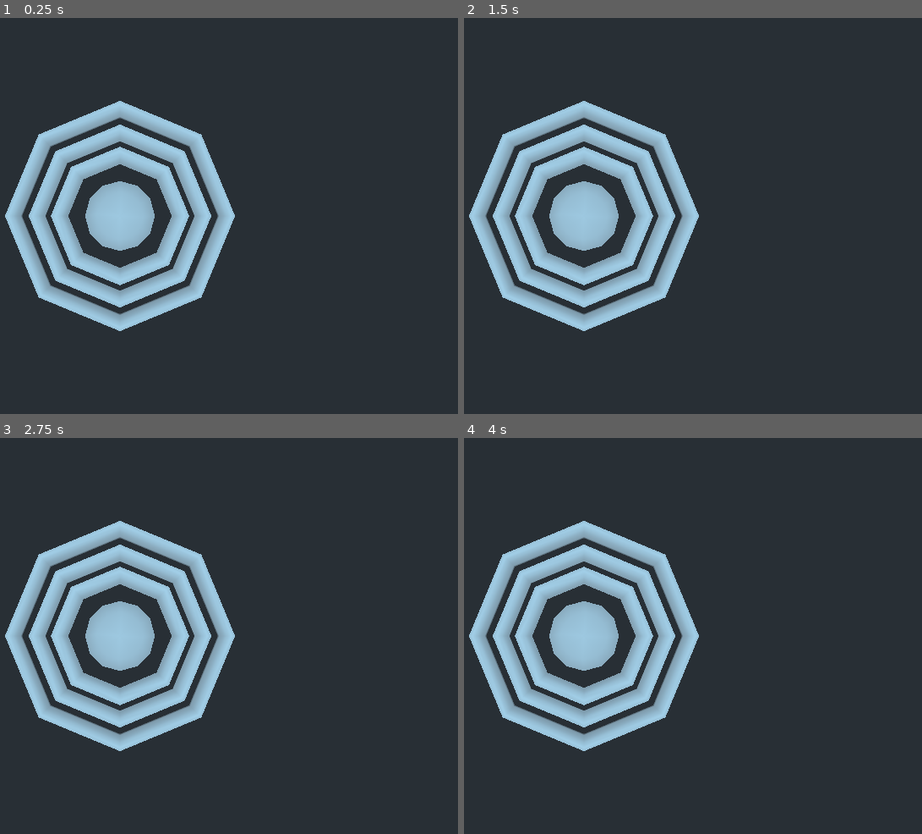
Above: before the commit, frames 1-4 (two rows, left to right).
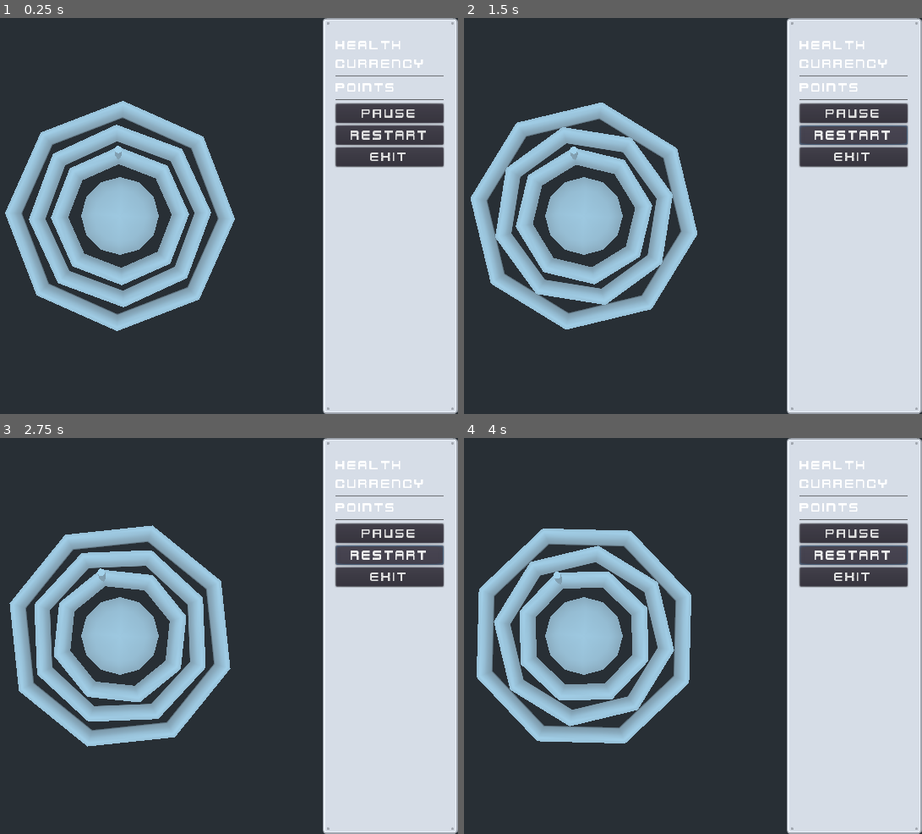
Above: after the commit, the same moments.

Repository: Wrzlprnft/ProtectPortPolyPls
Game: Godot game, scene res://scenes/Main.tscn
Two runs of this game, one before a commit and one after it. Both use one fixed random seed, a clock stepped at 60 frames per second and the inputs below.
Inputs (mouse positions are in pixels of both pictures, inside the frame that each line leads up to):
- Up to frame 1 (0.25 s): no input
- Up to frame 2 (1.5 s): click (853, 113) at 0.5 s, where only the run after the commit has a clickable "Pause"; click (853, 136) at 1.25 s, where only the run after the commit has a clickable "Restart"
- Up to frame 3 (2.75 s): click (389, 556) at 2 s, where only the run after the commit has a clickable "Restart"
- Up to frame 4 (4 s): click (853, 556) at 2.75 s, where only the run after the commit has a clickable "Restart"

The runs differ from the first frame. In frame 1, 29% of the frame differs, in the area x 1-100%, y 0-100%; in frame 2, 33%; in frame 3, 35%; in frame 4, 34%.

Commit message:
Added UI prototype, boxed out station

Diff:
--- /dev/null
+++ b/assets/Theme.tres
@@ -0,0 +1,10 @@
+[gd_resource type="Theme" load_steps=3 format=2]
+
+[ext_resource path="res://assets/fonts/kenvector_future.ttf" type="DynamicFontData" id=1]
+
+[sub_resource type="DynamicFont" id=1]
+size = 20
+font_data = ExtResource( 1 )
+
+[resource]
+default_font = SubResource( 1 )
--- /dev/null
+++ b/scenes/Enemy.tscn
@@ -0,0 +1,10 @@
+[gd_scene load_steps=2 format=2]
+
+[sub_resource type="BoxShape" id=1]
+
+[node name="Enemy" type="KinematicBody"]
+
+[node name="CSGBox" type="CSGBox" parent="."]
+
+[node name="CollisionShape" type="CollisionShape" parent="."]
+shape = SubResource( 1 )
--- a/scenes/Main.tscn
+++ b/scenes/Main.tscn
@@ -1,8 +1,14 @@
-[gd_scene load_steps=4 format=2]
+[gd_scene load_steps=9 format=2]
 
 [ext_resource path="res://scripts/Main.gd" type="Script" id=1]
+[ext_resource path="res://scripts/Enemy.gd" type="Script" id=2]
+[ext_resource path="res://scenes/Enemy.tscn" type="PackedScene" id=3]
+[ext_resource path="res://assets/ui/metalPanel.png" type="Texture" id=4]
+[ext_resource path="res://scripts/Ring.gd" type="Script" id=5]
+[ext_resource path="res://assets/Theme.tres" type="Theme" id=6]
 
 [sub_resource type="SphereShape" id=1]
+radius = 2.5
 
 [sub_resource type="SphereShape" id=2]
 
@@ -12,12 +18,13 @@
 [node name="Core" type="StaticBody" parent="."]
 
 [node name="CSGSphere" type="CSGSphere" parent="Core"]
-radius = 2.28333
+radius = 2.5
 
 [node name="CollisionShape" type="CollisionShape" parent="Core"]
 shape = SubResource( 1 )
 
 [node name="Ring1" type="KinematicBody" parent="."]
+script = ExtResource( 5 )
 
 [node name="CSGTorus" type="CSGTorus" parent="Ring1"]
 transform = Transform( 1, 0, 0, 0, 1, 0, 0, 0, 1, 0, 1, 0 )
@@ -28,7 +35,15 @@
 visible = false
 shape = SubResource( 2 )
 
+[node name="Turret" type="KinematicBody" parent="Ring1"]
+
+[node name="CSGCylinder" type="CSGCylinder" parent="Ring1/Turret"]
+transform = Transform( 1, 0, 0, 0, 1, 0, 0, 0, 1, 0, 1.38735, -3.33374 )
+radius = 0.191847
+
 [node name="Ring2" type="KinematicBody" parent="."]
+script = ExtResource( 5 )
+rot_degrees = 0.15
 
 [node name="CSGTorus" type="CSGTorus" parent="Ring2"]
 inner_radius = 5.0
@@ -39,6 +54,8 @@
 shape = SubResource( 2 )
 
 [node name="Ring3" type="KinematicBody" parent="."]
+script = ExtResource( 5 )
+rot_degrees = -0.1
 
 [node name="CSGTorus" type="CSGTorus" parent="Ring3"]
 transform = Transform( 1, 0, 0, 0, 1, 0, 0, 0, 1, 0, -1, 0 )
@@ -54,4 +71,84 @@
 current = true
 fov = 120.0
 
+[node name="Enemy" parent="." instance=ExtResource( 3 )]
+script = ExtResource( 2 )
+
 [node name="CanvasLayer" type="CanvasLayer" parent="."]
+
+[node name="NinePatchRect" type="NinePatchRect" parent="CanvasLayer"]
+anchor_left = 0.8
+anchor_right = 1.0
+anchor_bottom = 1.0
+theme = ExtResource( 6 )
+texture = ExtResource( 4 )
+region_rect = Rect2( 0, 0, 100.209, 100.028 )
+patch_margin_left = 10
+patch_margin_top = 10
+patch_margin_right = 10
+patch_margin_bottom = 10
+__meta__ = {
+"_edit_use_anchors_": false
+}
+
+[node name="VBoxContainer" type="VBoxContainer" parent="CanvasLayer/NinePatchRect"]
+anchor_left = 0.1
+anchor_top = 0.05
+anchor_right = 0.9
+anchor_bottom = 0.95
+__meta__ = {
+"_edit_use_anchors_": false
+}
+
+[node name="Health" type="RichTextLabel" parent="CanvasLayer/NinePatchRect/VBoxContainer"]
+margin_right = 163.0
+margin_bottom = 24.0
+text = "Health"
+fit_content_height = true
+scroll_active = false
+
+[node name="Currency" type="RichTextLabel" parent="CanvasLayer/NinePatchRect/VBoxContainer"]
+margin_top = 28.0
+margin_right = 163.0
+margin_bottom = 52.0
+text = "Currency"
+fit_content_height = true
+scroll_active = false
+
+[node name="HSeparator" type="HSeparator" parent="CanvasLayer/NinePatchRect/VBoxContainer"]
+self_modulate = Color( 0, 0, 0, 1 )
+margin_top = 56.0
+margin_right = 163.0
+margin_bottom = 60.0
+
+[node name="Points" type="RichTextLabel" parent="CanvasLayer/NinePatchRect/VBoxContainer"]
+margin_top = 64.0
+margin_right = 163.0
+margin_bottom = 88.0
+text = "Points"
+fit_content_height = true
+scroll_active = false
+
+[node name="HSeparator2" type="HSeparator" parent="CanvasLayer/NinePatchRect/VBoxContainer"]
+self_modulate = Color( 0, 0, 0, 1 )
+margin_top = 92.0
+margin_right = 163.0
+margin_bottom = 96.0
+
+[node name="Button" type="Button" parent="CanvasLayer/NinePatchRect/VBoxContainer"]
+margin_top = 100.0
+margin_right = 163.0
+margin_bottom = 129.0
+text = "Pause"
+
+[node name="Button3" type="Button" parent="CanvasLayer/NinePatchRect/VBoxContainer"]
+margin_top = 133.0
+margin_right = 163.0
+margin_bottom = 162.0
+text = "Restart"
+
+[node name="Button2" type="Button" parent="CanvasLayer/NinePatchRect/VBoxContainer"]
+margin_top = 166.0
+margin_right = 163.0
+margin_bottom = 195.0
+text = "Exit"
--- /dev/null
+++ b/scripts/Enemy.gd
@@ -0,0 +1,17 @@
+extends KinematicBody
+
+
+export var velocity := 100
+
+
+# Called when the node enters the scene tree for the first time.
+func _ready():
+	pass # Replace with function body.
+
+
+# Called every frame. 'delta' is the elapsed time since the previous frame.
+#func _process(delta):
+#	pass
+
+func _physics_process(delta):
+	pass
--- a/scripts/Events.gd
+++ b/scripts/Events.gd
@@ -1,16 +1,3 @@
 extends Node
 
-
-# Declare member variables here. Examples:
-# var a = 2
-# var b = "text"
-
-
-# Called when the node enters the scene tree for the first time.
-func _ready():
-	pass # Replace with function body.
-
-
-# Called every frame. 'delta' is the elapsed time since the previous frame.
-#func _process(delta):
-#	pass
+signal health_changed(newHealth)
--- a/scripts/Main.gd
+++ b/scripts/Main.gd
@@ -1,9 +1,13 @@
 extends Node
 
+var health := 10 setget set_health
 
-# Declare member variables here. Examples:
-# var a = 2
-# var b = "text"
+func set_health (newHealth) -> void:
+	health = newHealth
+	Events.emit_signal("health_changed",health)
+
+func change_health(delta) -> void:
+	set_health(health + delta)
 
 
 # Called when the node enters the scene tree for the first time.
@@ -18,3 +22,4 @@
 # spawn enemies
 # track health
 # track currency
+# turret construction
--- /dev/null
+++ b/scripts/Ring.gd
@@ -0,0 +1,11 @@
+extends KinematicBody
+
+export var rot_degrees := 0.1
+
+# Called when the node enters the scene tree for the first time.
+func _ready():
+	pass # Replace with function body.
+
+
+func _physics_process(delta):
+	rotate_y(deg2rad(rot_degrees))
Binary file added: assets/fonts/kenvector_future.ttf
Binary file added: assets/ui/metalPanel.png
Not shown, added: assets/ui/metalPanel.png.import
